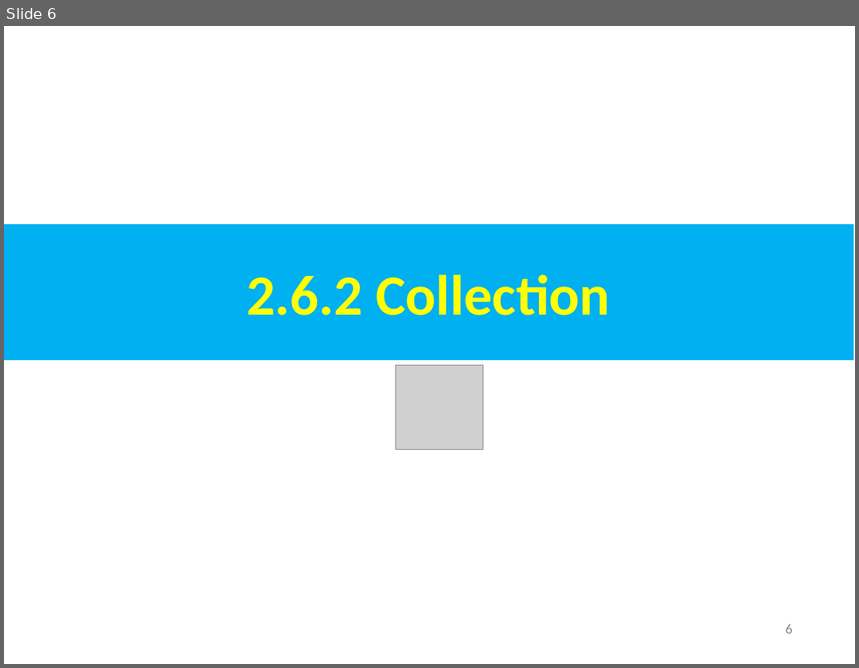
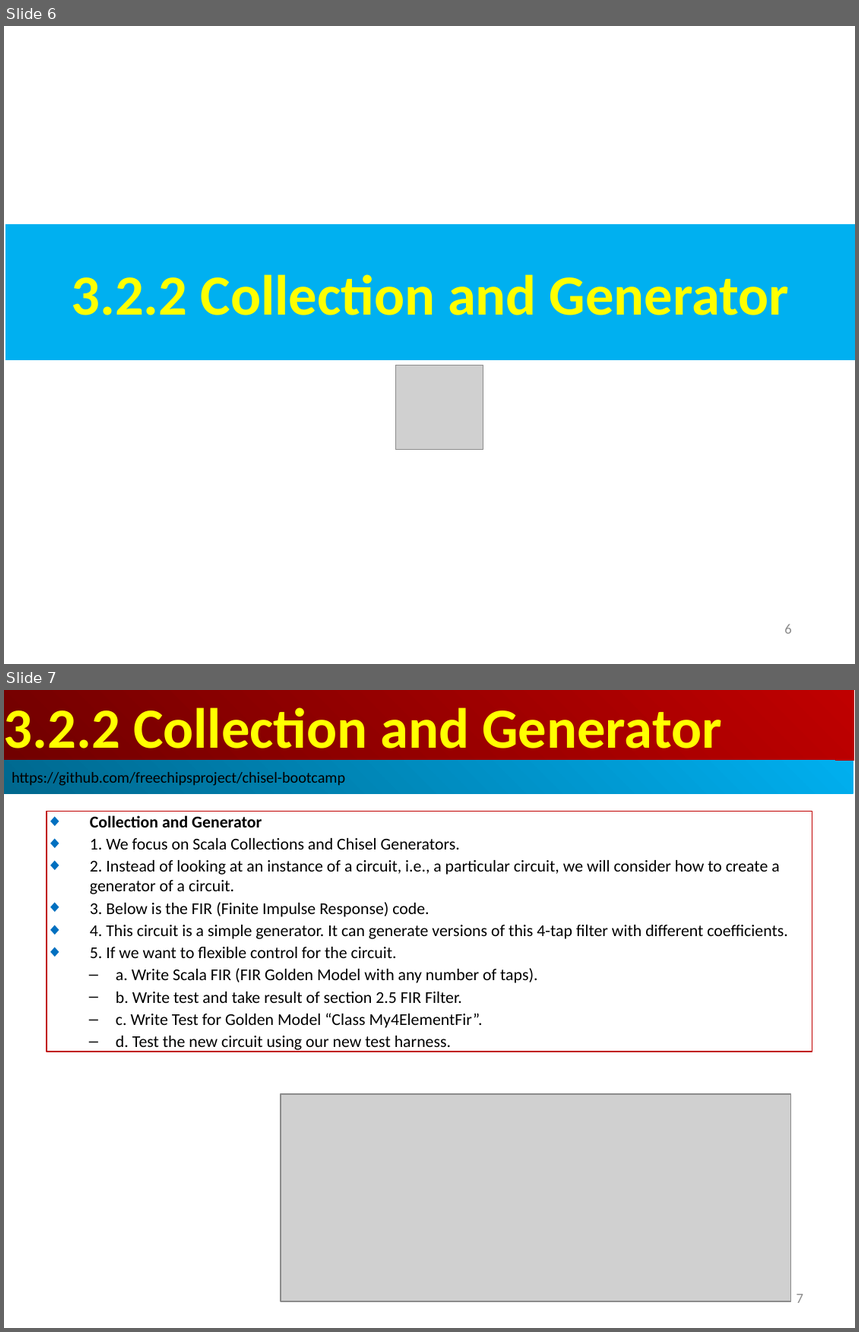
Before and after one commit to peterhchen/AIU_CS800_Chisel, a slide deck: 300_UCB_BC/003.2_Collection/000_Video/003.2_Collection.ppt. Shown one above the other, each under a label of ours: slide 6 before the commit, slides 6 and 7 after it. The pictures are 859x668 and 859x1332 pixels, drawn with LibreOffice and Linux fonts; fonts in the diff are those of the drawing; grey boxes stand for pictures. Boxes give left, top, right and bottom in pixels: in the first picture for what was removed or moved away, otherwise in the second. Text is boxed around its words. In the diff, an @@ line names an element or a change of style, - is before the commit and + after.

```diff
--- a/300_UCB_BC/003.2_Collection/000_Video/003.2_Collection.ppt
+++ b/300_UCB_BC/003.2_Collection/000_Video/003.2_Collection.ppt
@@ slide 7 added at [4,690,855,1328], background #FFFFFF @@
@@ rectangle added at [4,690,854,761], fill gradient #BF0000 to #710000, 48 pt, text #FFFF00, bold @@
+3.2.2 Collection and Generator
@@ rectangle added at [4,761,854,794], fill gradient #00AFEF to #00688E, 13 pt, text #000000 @@
+https://github.com/freechipsproject/chisel-bootcamp
@@ rectangle added at [47,811,813,1052], outline #C00000 0.74 pt, 14 pt, text #000000 @@
+◆ Collection and Generator
+◆ 1. We focus on Scala Collections and Chisel Generators.
+◆ 2. Instead of looking at an instance of a circuit, i.e., a particular circuit, we will consider how to create a generator of a circuit.
+◆ 3. Below is the FIR (Finite Impulse Response) code.
+◆ 4. This circuit is a simple generator. It can generate versions of this 4-tap filter with different coefficients.
+◆ 5. If we want to flexible control for the circuit.
+  – a. Write Scala FIR (FIR Golden Model with any number of taps).
+  – b. Write test and take result of section 2.5 FIR Filter.
+  – c. Write Test for Golden Model “Class My4ElementFir”.
+  – d. Test the new circuit using our new test harness.
@@ picture added at [281,1094,791,1302] @@
@@ page number added at [797,1294,804,1303], 12 pt, text #8B8B8B @@
+7
@@ slide 6 changed as well @@
@@ text in rectangle at [71,275,789,316]: text changed @@
-2.6.2 Collection
+3.2.2 Collection and Generator
```
Also in this commit, not shown: 6 other slides changed, 26 other slides added, 1 slide removed.
